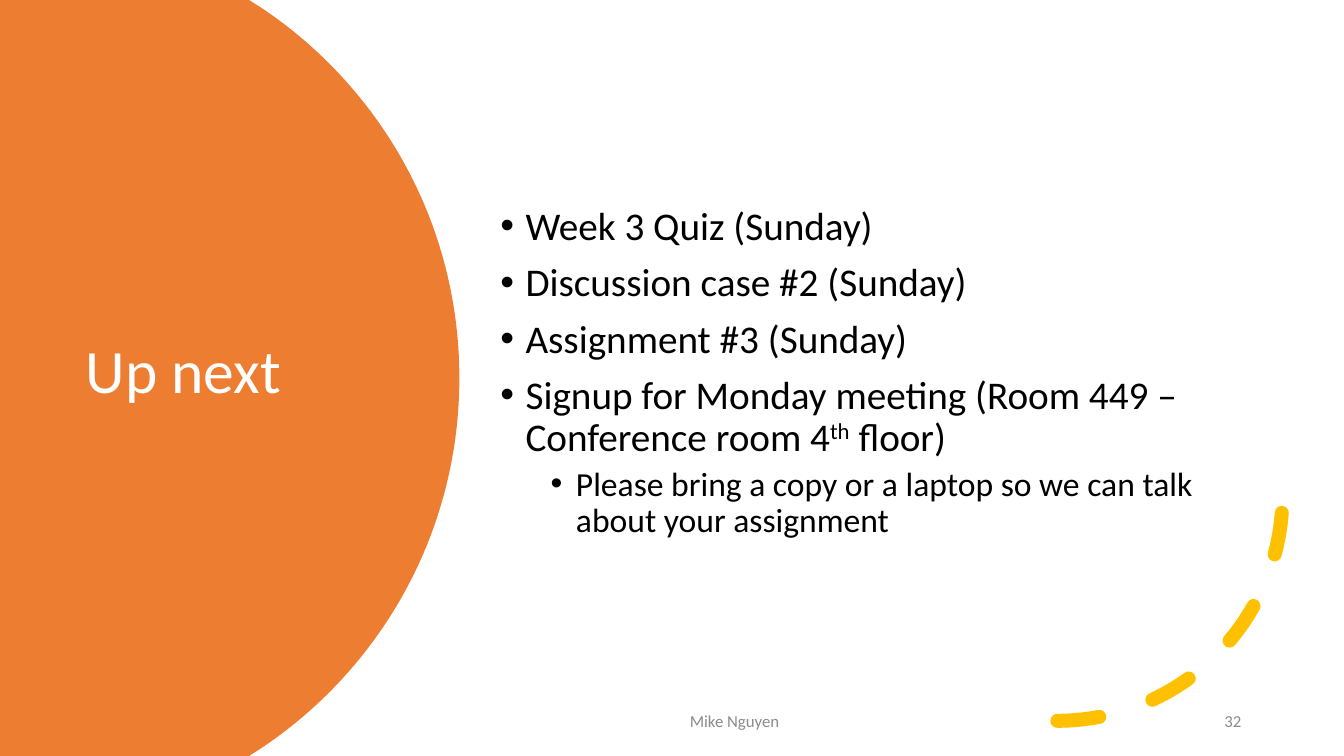
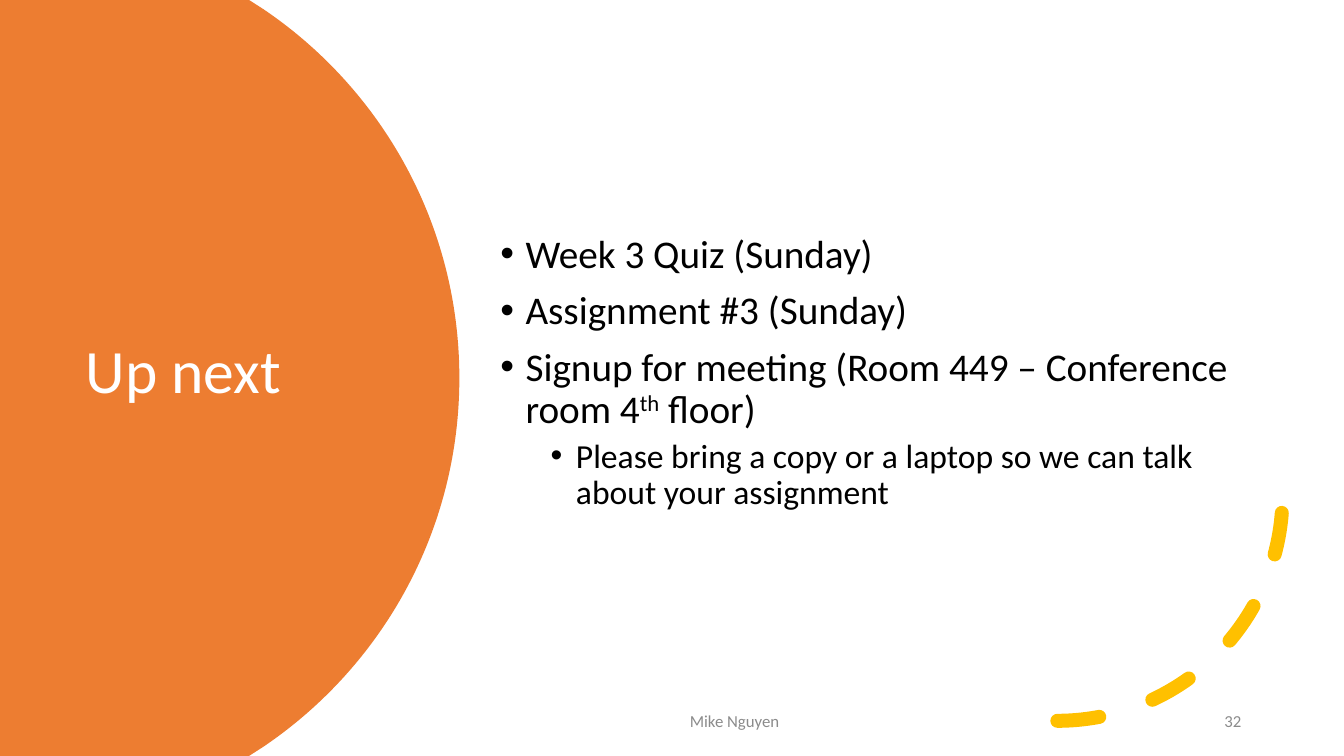
Before and after one commit to mikenguyen13/mar4050_S23_2, a slide deck: slide 32 of lectures/3/2_Information Systems, Dashboards & Data Analytics.pptx. Drawn at 1344x756 pixels with LibreOffice and Linux fonts; fonts in the diff are those of the drawing. Boxes give left, top, right and bottom in pixels: in the first picture for what was removed or moved away, otherwise in the second. Text is boxed around its words. In the diff, an @@ line names an element or a change of style, - is before the commit and + after.

```diff
--- a/lectures/3/2_Information Systems, Dashboards & Data Analytics.pptx
+++ b/lectures/3/2_Information Systems, Dashboards & Data Analytics.pptx
@@ text at [526, 267, 966, 303]: paragraph removed @@
-• Discussion case #2 (Sunday)
@@ text at [526, 352, 1227, 429]: text changed @@
-• Signup for Monday meeting (Room 449 – Conference room 4th floor)
+• Signup for meeting (Room 449 – Conference room 4th floor)
```
Also in this commit, not shown: 2 other slides changed.
